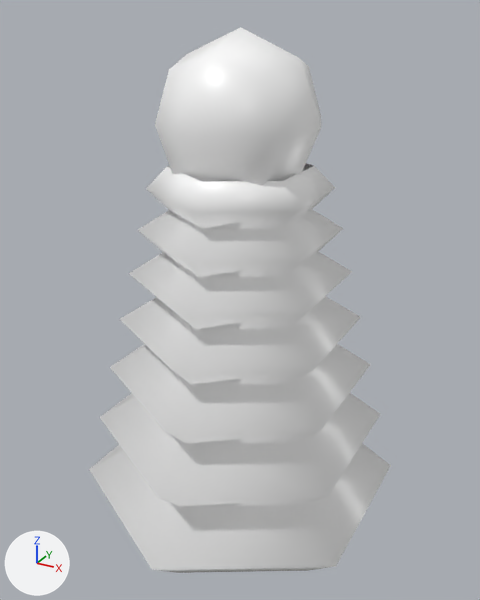
One commit to the glTF model pascal-editor-ui/items/toy/model.glb: the scene before it, then after it.
Before and after are seen from a camera (50 mm lens) standing at (0.288, -0.525, 0.502) and looking at (0.0, -0.002, 0.241). Every picture has the same lights, and +X, +Y and +Z are marked at lower left. The picture after the commit comes second.

Names of what the first picture shows: 'toy_032'.
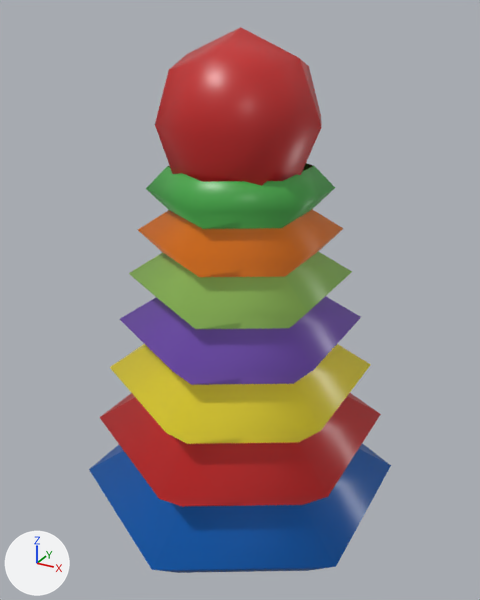
Patch to the scene script:
```diff
--- a/pascal-editor-ui/items/toy/model.glb.py
+++ b/pascal-editor-ui/items/toy/model.glb.py
@@ img_textures @@
+img_textures = load_image('Textures', '_unpacked/Textures', 1024, 1024, 'sRGB')
@@ mat_material @@
 mat_material = principled_material('Material')
-mat_material.base_color = (1.0, 1.0, 1.0)  # white #ffffff
+mat_material.texture = img_textures
 mat_material.roughness = 0.364
```

Location of each change, [x1, y1, x2, y2] in pixels of the pictures (480 x 600 px):
'toy_032', surface changed (darker)
    both: [89, 27, 391, 573]
